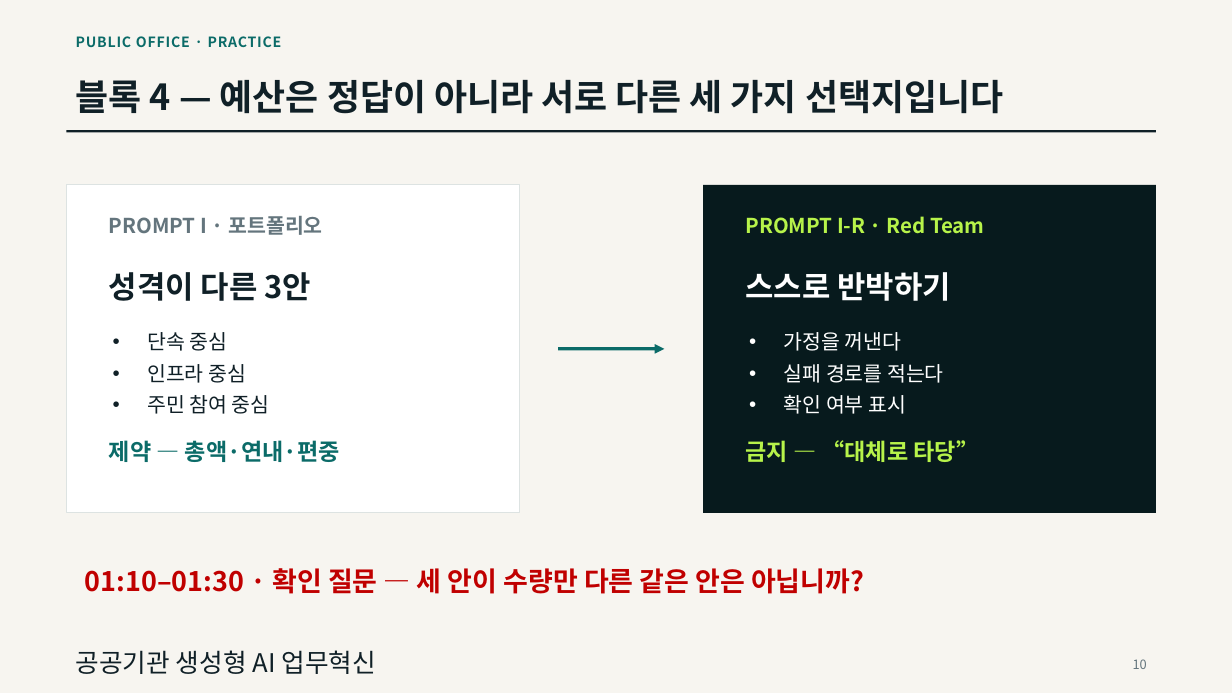
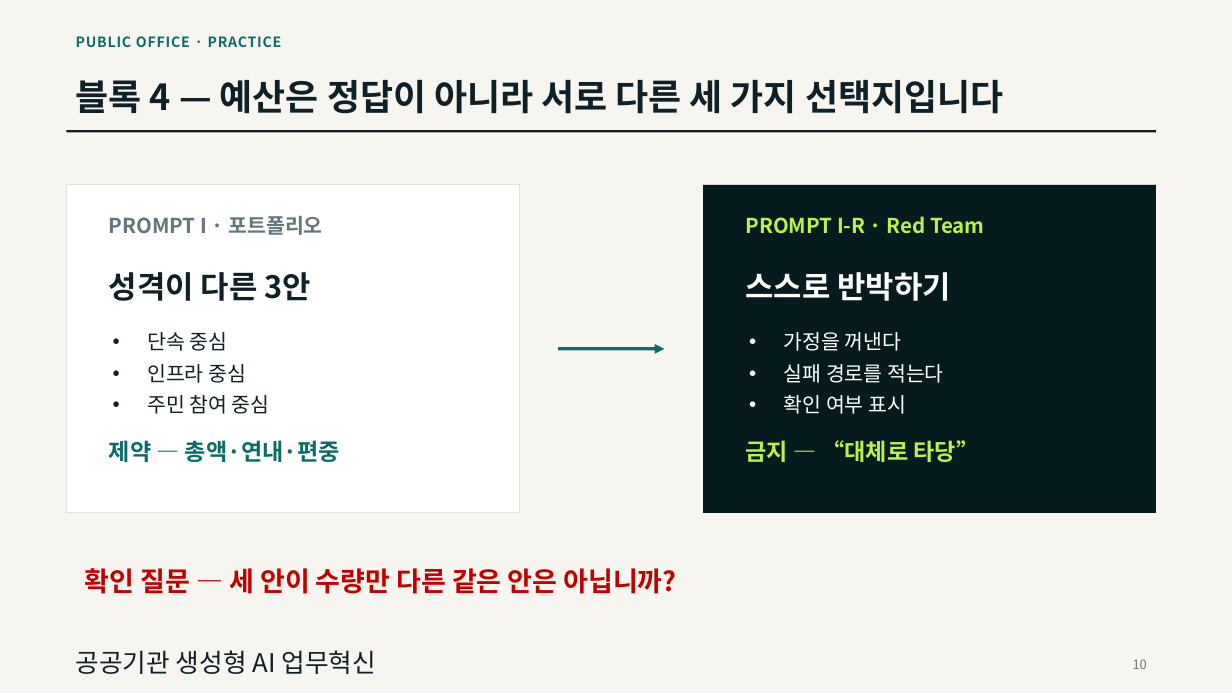
Before and after one commit to keerhee/gh-genai-ax-2day, a slide deck: slide 10 of 공공기관 생성형 AI 과정/session2/PublicOffice_GenAI_Practice_Round.pptx. Drawn at 1232x693 pixels with LibreOffice and Linux fonts; fonts in the diff are those of the drawing. Boxes give left, top, right and bottom in pixels: in the first picture for what was removed or moved away, otherwise in the second. Text is boxed around its words. In the diff, an @@ line names an element or a change of style, - is before the commit and + after.

```diff
--- a/공공기관 생성형 AI 과정/session2/PublicOffice_GenAI_Practice_Round.pptx
+++ b/공공기관 생성형 AI 과정/session2/PublicOffice_GenAI_Practice_Round.pptx
@@ text at [85,568,677,594]: text changed @@
-01:10–01:30 · 확인 질문 — 세 안이 수량만 다른 같은 안은 아닙니까?
+확인 질문 — 세 안이 수량만 다른 같은 안은 아닙니까?
```
Also in this commit, not shown: 9 other slides changed, 4 other files.
